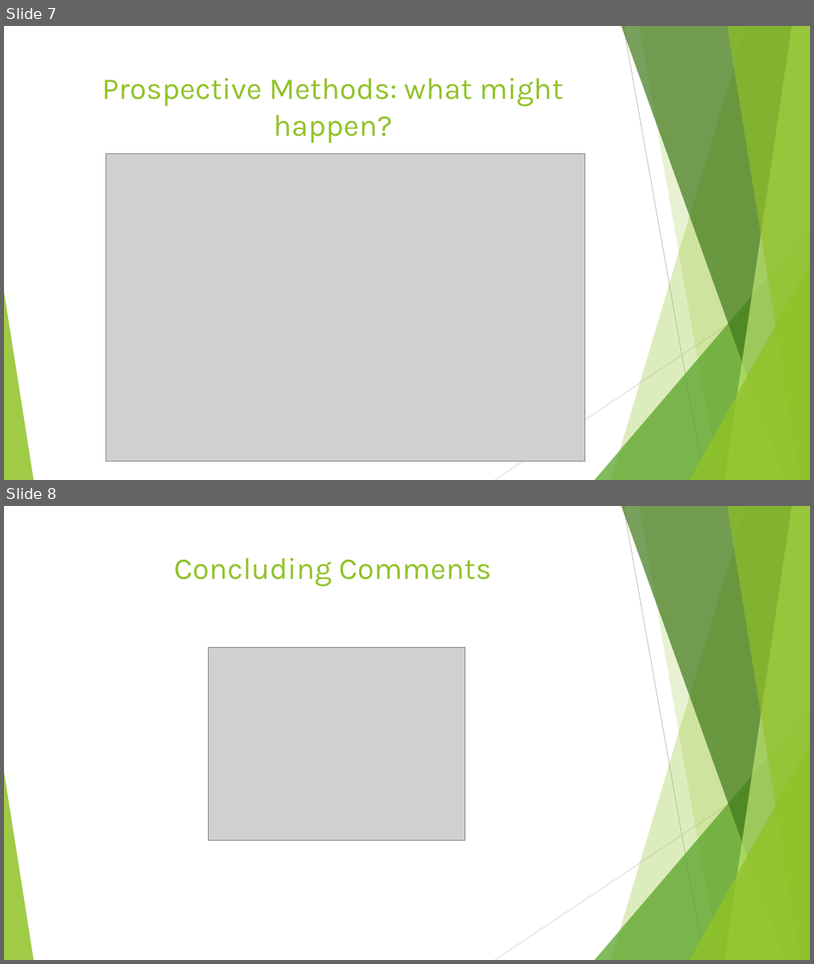
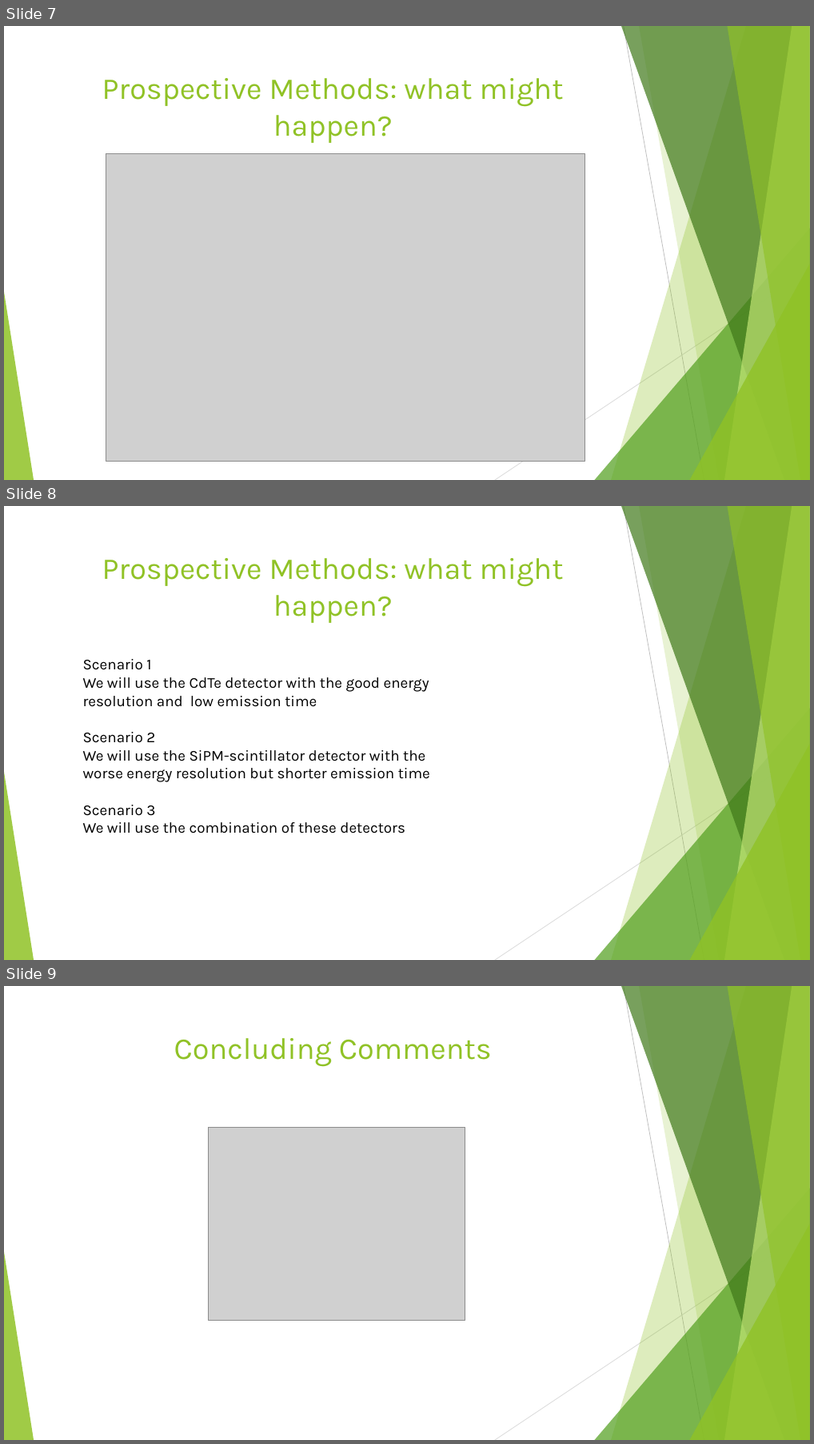
Before and after one commit to Vlad-ole/Presentations, a slide deck: Foresight_in_work/Foresight_methodologies.pptx. Shown one above the other, each under a label of ours: slides 7 and 8 before the commit, slides 7, 8 and 9 after it. The pictures are 814x964 and 814x1444 pixels, drawn with LibreOffice and Linux fonts; fonts in the diff are those of the drawing; grey boxes stand for pictures. Boxes give left, top, right and bottom in pixels: in the first picture for what was removed or moved away, otherwise in the second. Text is boxed around its words. In the diff, an @@ line names an element or a change of style, - is before the commit and + after.

```diff
--- a/Foresight_in_work/Foresight_methodologies.pptx
+++ b/Foresight_in_work/Foresight_methodologies.pptx
@@ slide 8 added at (x1=4, y1=506, x2=810, y2=960), background #FFFFFF; not listed: 10 template elements that a slide beside it also shows @@
@@ title added at (x1=102, y1=558, x2=564, y2=623), 36 pt, text #90C226 @@
+Prospective Methods: what might happen?
@@ text added at (x1=83, y1=659, x2=430, y2=833), 18 pt, text #000000 @@
+Scenario 1
+We will use the CdTe detector with the good energy resolution and low emission time
+Scenario 2
+We will use the SiPM-scintillator detector with the worse energy resolution but shorter emission time
+Scenario 3
+We will use the combination of these detectors
@@ what was slide 8 is now slide 9 @@
```
Also in this commit, not shown: 2 other files.
